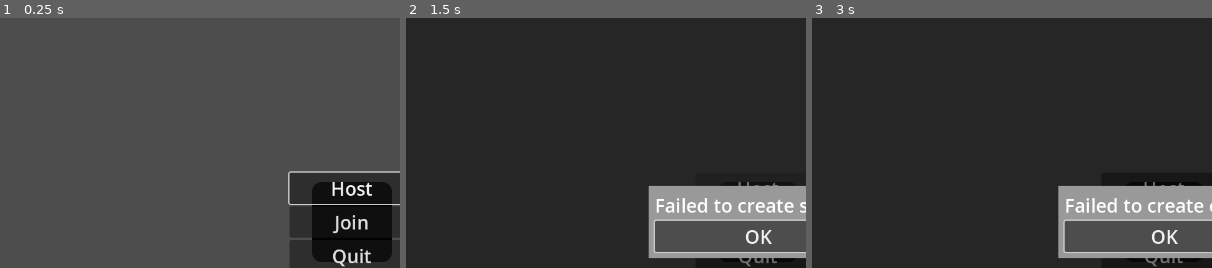
Above: before the commit, frames 1-3 (left to right).
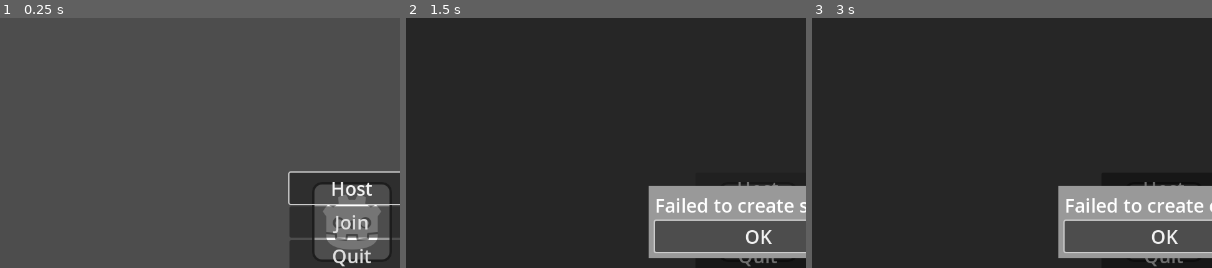
Above: after the commit, the same moments.

Repository: joemicmc/Survival
Game: Godot game, scene res://entity/player/player.tscn
Two runs of this game, one before a commit and one after it. Both use one fixed random seed, a clock stepped at 60 frames per second and the inputs below. This scene is started directly instead of the project's main scene.
Inputs (mouse positions are % of the whole screen's width and height, from its top left):
- Up to frame 1 (0.25 s): no input
- Up to frame 2 (1.5 s): move the mouse to (72, 45) at 0.52 s; click (72, 45) at 0.67 s; click "Host" at 1.25 s
- Up to frame 3 (3 s): click "OK" at 2 s; click "Join" at 2.75 s
The pictures show only the part of the screen within x 6-56%, y 9-59%; the shares and areas given below are measured in that part.

The runs differ from the first frame. In frame 1, 5.2% of the frame differs, in the area x 78-98%, y 66-97%; in frame 2, less than 0.1%; in frame 3, less than 0.1%.
Error after the commit: Attempt to call function 'null::null (Callable)' on a null instance. (res://entity/player/player.gd:40)

Commit message:
Implement on_ready callables

Diff:
--- a/godot/controller/controller_service.gd
+++ b/godot/controller/controller_service.gd
@@ -12,6 +12,7 @@
 
 	change_state(ControllerMenu.new(self))
 
+
 func on_view_changed(view_changed: ViewChanged) -> void:
 	if view_changed.view is Game:
 		change_state(ControllerPlay.new(self))
--- a/godot/entity/player/player.gd
+++ b/godot/entity/player/player.gd
@@ -4,8 +4,8 @@
 const PACKED_SCENE = preload("res://entity/player/player.tscn")
 const SPEED := 10.0
 
+@export var on_ready: Callable
 @export var target_pos := Vector2.ZERO
-@export var colour: Color
 
 var direction := Vector2.ZERO
 
@@ -17,10 +17,13 @@
 static func instance(id: int) -> Player:
 	var player = PACKED_SCENE.instantiate()
 	player.name = str(id)
-	player.colour = Color(
-		randf_range(0.25, 1),
-		randf_range(0.25, 1),
-		randf_range(0.25, 1))
+	player.on_ready = func():
+		player.sprite.self_modulate = Color(
+			randf_range(0.25, 1),
+			randf_range(0.25, 1),
+			randf_range(0.25, 1))
+		player.target_pos = player.sprite.position
+		player.label.text = player.name
 	return player
 
 
@@ -33,12 +36,11 @@
 	super._ready()
 	EventService.get_signal(ControllerMoveChanged).connect(on_controller_move_changed)
 
-	sprite.self_modulate = colour
-	target_pos = sprite.position
+	if multiplayer.is_server():
+		on_ready.call()
 
 	if is_multiplayer_authority():
 		camera.make_current()
-		label.text = name
 
 
 func _process(delta: float) -> void:
--- a/godot/entity/player/player.tscn
+++ b/godot/entity/player/player.tscn
@@ -1,16 +1,22 @@
-[gd_scene load_steps=6 format=3]
+[gd_scene load_steps=6 format=3 uid="uid://ciha4nii5uqha"]
 
 [ext_resource type="Script" path="res://entity/player/player.gd" id="1_ccgdw"]
 [ext_resource type="Texture2D" uid="uid://bol3njkjydtce" path="res://icon.svg" id="2_lv7je"]
 [ext_resource type="Script" path="res://entity/server_sync.gd" id="2_t1q7h"]
 
 [sub_resource type="SceneReplicationConfig" id="SceneReplicationConfig_yrppb"]
-properties/0/path = NodePath(".:colour")
+properties/0/path = NodePath("Sprite2D:position")
 properties/0/spawn = true
 properties/0/sync = false
-properties/1/path = NodePath("Sprite2D:position")
+properties/1/path = NodePath("Sprite2D:self_modulate")
 properties/1/spawn = true
 properties/1/sync = false
+properties/2/path = NodePath("Sprite2D/Camera2D/Label:text")
+properties/2/spawn = true
+properties/2/sync = false
+properties/3/path = NodePath(".:target_pos")
+properties/3/spawn = true
+properties/3/sync = false
 
 [sub_resource type="SceneReplicationConfig" id="SceneReplicationConfig_hqunn"]
 properties/0/path = NodePath(".:target_pos")
--- a/godot/input/state/input_default.gd
+++ b/godot/input/state/input_default.gd
@@ -1,15 +1,5 @@
 class_name InputDefault
 extends InputState
-
-
-func enter() -> void:
-	super.enter()
-
-	for action in InputActions.BUTTONS:
-		if Input.is_action_pressed(action):
-			EventService.emit(InputJustPressed.new(action))
-		else:
-			EventService.emit(InputJustReleased.new(action))
 
 
 func process(delta: float) -> void:
--- a/godot/multiplayer/multiplayer_service.gd
+++ b/godot/multiplayer/multiplayer_service.gd
@@ -43,11 +43,11 @@
 
 
 func close_connection() -> void:
-	if (multiplayer.is_server()):
+	if multiplayer.is_server():
+		spawner.remove_all()
 		multiplayer.peer_connected.disconnect(spawner.add_player)
 		multiplayer.peer_disconnected.disconnect(spawner.remove_player)
 
-	spawner = Spawner.new()
 	multiplayer.multiplayer_peer = OfflineMultiplayerPeer.new()
 	ViewService.push_root(Menu.instance())
 
--- a/godot/view/game/game.gd
+++ b/godot/view/game/game.gd
@@ -14,5 +14,6 @@
 	super.enter()
 	EventService.register_signal(quit.pressed).connect(on_quit_pressed)
 
+
 func on_quit_pressed() -> void:
 	MultiplayerService.close_connection()
--- a/godot/view/modal/modal.gd
+++ b/godot/view/modal/modal.gd
@@ -3,21 +3,22 @@
 
 const PACKED_SCENE: PackedScene = preload("res://view/modal/modal.tscn")
 
-var text: String
+var on_ready: Callable
 
 @onready var message: Label = %Message
 @onready var ok: Button = %OK
 
 
-static func instance(_text: String) -> Modal:
+static func instance(text: String) -> Modal:
 	var modal = PACKED_SCENE.instantiate()
-	modal.text = _text
+	modal.on_ready = func():
+		modal.message.text = text
 	return modal
 
 
 func _ready() -> void:
 	super._ready()
-	message.text = text
+	on_ready.call()
 
 
 func enter() -> void:
Not shown, changed: godot/version.txt
